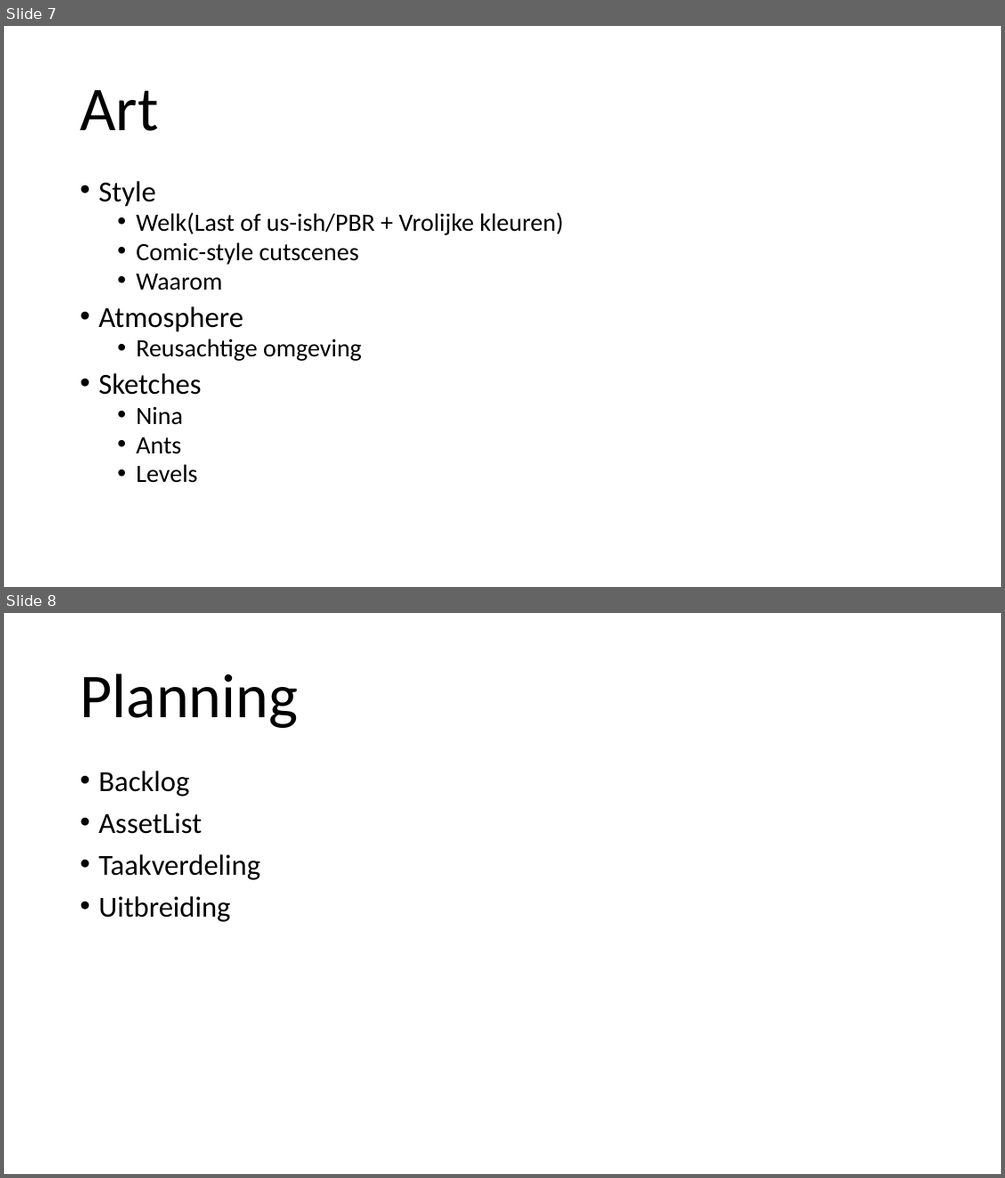
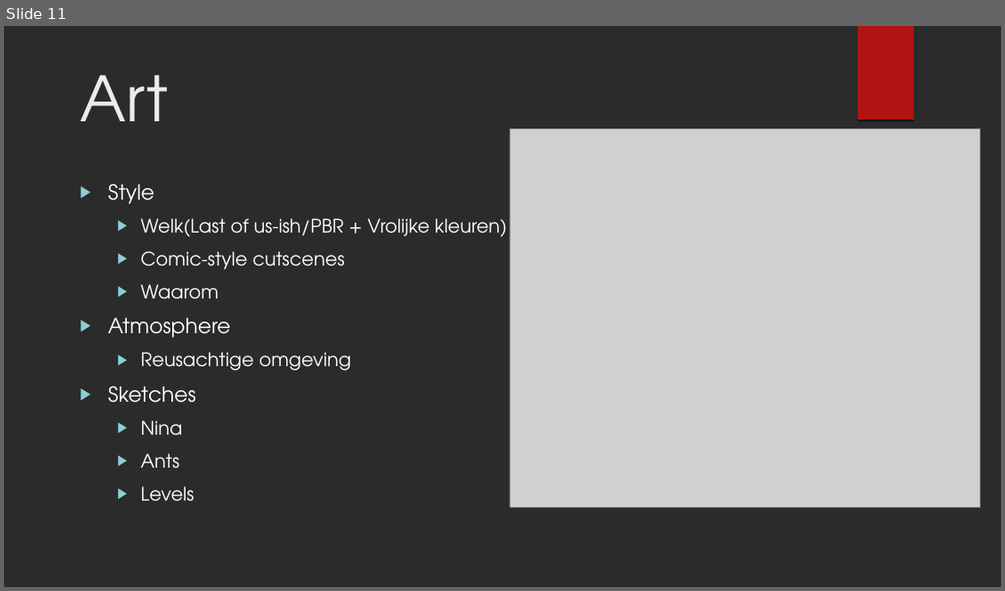
Before and after one commit to kvk4life/GAM21gr2, a slide deck: Presentatie documenten/Order 66’s Pitch.odp. Shown one above the other, each under a label of ours: slides 7 and 8 before the commit, slide 11 after it. The pictures are 1005x1178 and 1005x591 pixels, drawn with LibreOffice and Linux fonts; fonts in the diff are those of the drawing; grey boxes stand for pictures; background and template pictures are left out; a plain dark background stands for a picture behind light text. Boxes give left, top, right and bottom in pixels: in the first picture for what was removed or moved away, otherwise in the second. Text is boxed around its words. In the diff, an @@ line names an element or a change of style, - is before the commit and + after.

```diff
--- a/Presentatie documenten/Order 66’s Pitch.odp
+++ b/Presentatie documenten/Order 66’s Pitch.odp
@@ slide 8 removed at bbox=[4, 613, 1001, 1174], background #FFFFFF @@
@@ title removed at bbox=[80, 674, 298, 728] @@
-Planning
@@ text removed at bbox=[98, 771, 260, 922] @@
-• Backlog
-• AssetList
-• Taakverdeling
-• Uitbreiding
@@ what was slide 7 is now slide 11 @@
@@ slide 11 changed as well @@
@@ background #FFFFFF to picture (left out) @@
@@ freeform shape added at bbox=[858, 26, 914, 119], fill #B01513 @@
@@ title "Art" at bbox=[80, 75, 168, 121]: font Calibri to TeX Gyre Adventor, text colour #000000 to #EBEBEB; line spacing 0.9 to 1; vertical alignment middle to top @@
@@ picture added at bbox=[510, 129, 980, 507] @@
@@ text "Style" at bbox=[108, 184, 507, 501]: size 28 to 20 pt in "Style", "Atmosphere", "Sketches"; font Calibri to TeX Gyre Adventor, text colour #000000 to #FFFFFF; size 24 to 18 pt in "Welk(Last of us-ish/PBR + Vrolijke kleuren)", "Comic-style cutscenes", "Waarom", "Reusachtige omgeving" and 3 more places; bullet • to ▶; line spacing 0.8 to 1; bullet colour #000000 to #8AD0D6; more space between paragraphs @@
```
Also in this commit, not shown: 8 other slides changed, 5 slides added, 1 other file.
